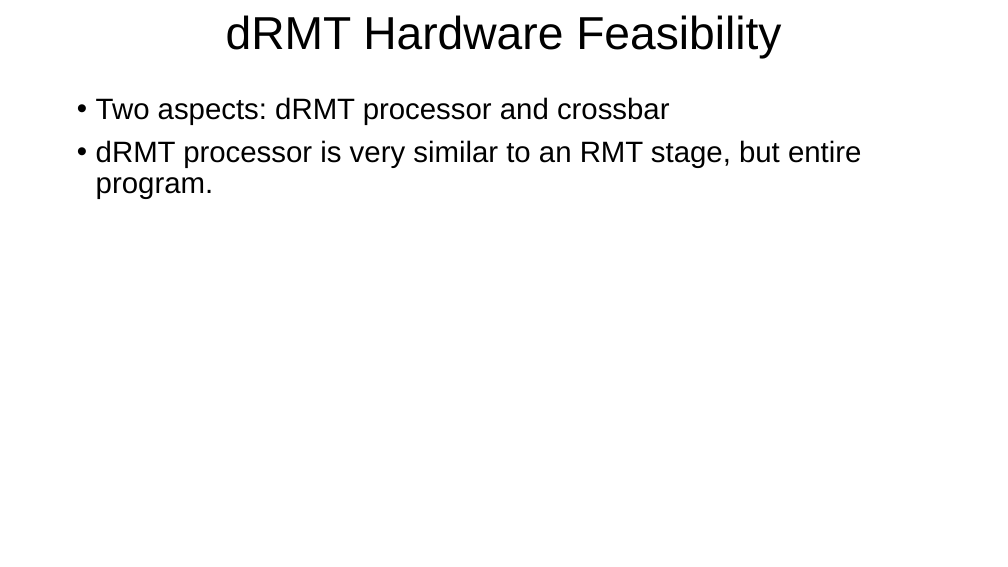
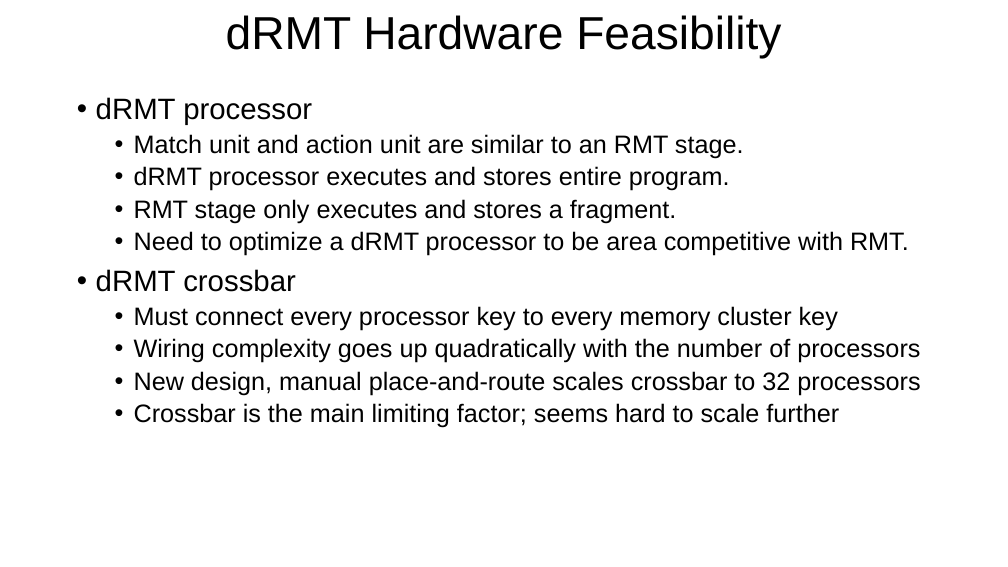
Before and after one commit to anirudhSK/drmt_talk, a slide deck: slide 30 of drmt_sigcomm.pptx. Drawn at 1008x567 pixels with LibreOffice and Linux fonts; fonts in the diff are those of the drawing. Boxes give left, top, right and bottom in pixels: in the first picture for what was removed or moved away, otherwise in the second. Text is boxed around its words. In the diff, an @@ line names an element or a change of style, - is before the commit and + after.

Commit message:
Fix dRMT hardware feasibility and conclusion slides

```diff
--- a/drmt_sigcomm.pptx
+++ b/drmt_sigcomm.pptx
@@ text at bbox=[96, 97, 920, 428]: text changed; size 28 to 24 pt @@
-• Two aspects: dRMT processor and crossbar
-• dRMT processor is very similar to an RMT stage, but entire program.
+• dRMT processor
+  • Match unit and action unit are similar to an RMT stage.
+  • dRMT processor executes and stores entire program.
+  • RMT stage only executes and stores a fragment.
+  • Need to optimize a dRMT processor to be area competitive with RMT.
+• dRMT crossbar
+  • Must connect every processor key to every memory cluster key
+  • Wiring complexity goes up quadratically with the number of processors
+  • New design, manual place-and-route scales crossbar to 32 processors
+  • Crossbar is the main limiting factor; seems hard to scale further
```
Also in this commit, not shown: 1 other slide changed.
